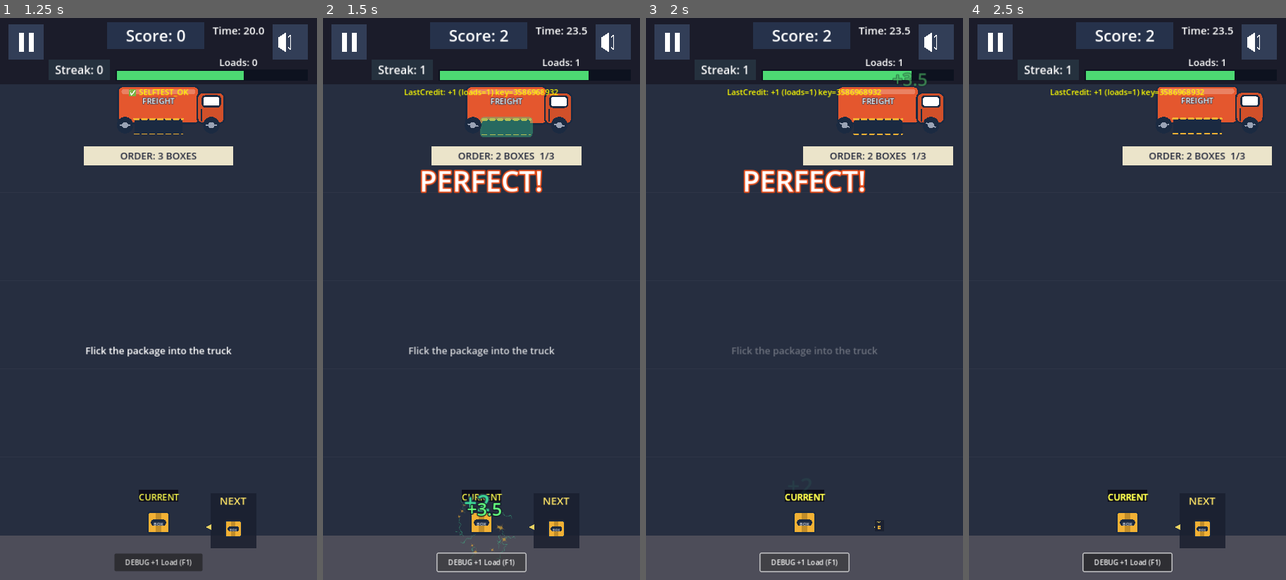
Above: before the commit, frames 1-4 (left to right).
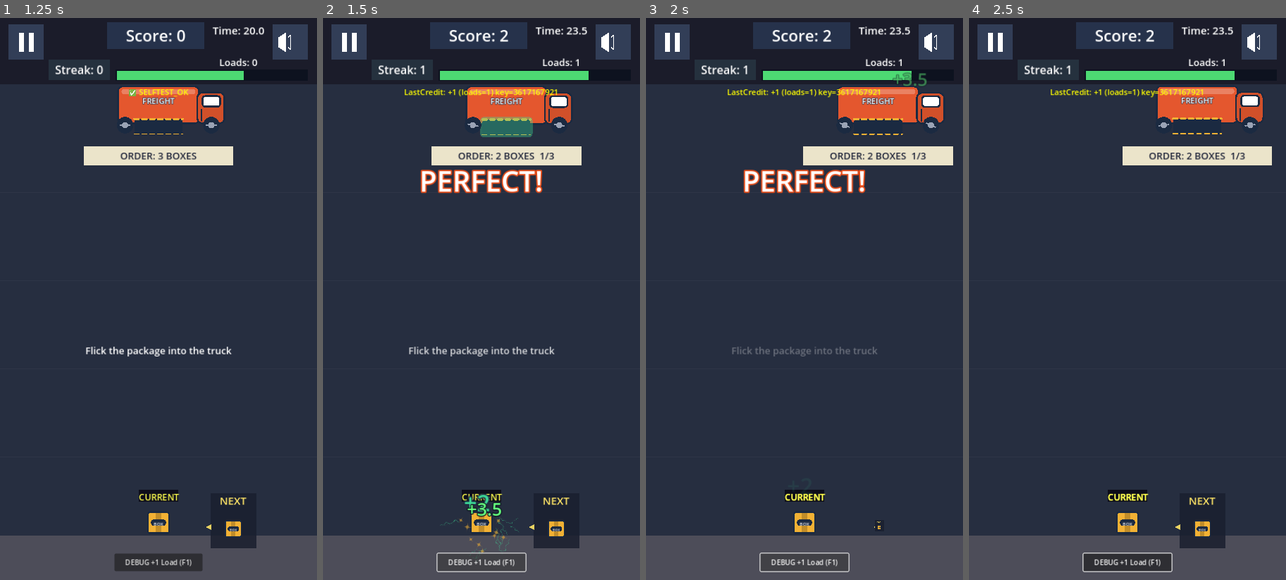
Above: after the commit, the same moments.

Repository: shaharFranses/flick-freight
Game: Godot game, scene res://scenes/main.tscn
The game is run twice, just before and just after one commit, with the same random seed, the same clock (stepped at 60 frames per second) and the same inputs.
Inputs (mouse positions are in pixels of both pictures, inside the frame that each line leads up to):
- Up to frame 1 (1.25 s): move the mouse to (228, 270) at 0.52 s; click (228, 270) at 0.67 s; tap Space (ui_select) at 0.77 s
- Up to frame 2 (1.5 s): click "DEBUG +1 Load (F1)" at 1.25 s
- Up to frame 3 (2 s): no input
- Up to frame 4 (2.5 s): drag from (1064, 327) to (1200, 130) at 2.02 s

Frame 1 is identical in both runs. In frame 2, 0.2% of the frame differs, in the area x 36-75%, y 12-97%; in frame 3, less than 0.1%; in frame 4, less than 0.1%.

Commit message:
r4 harden: sprite-based bursts (no color_ramp), on-fire glow behind truck

Diff:
--- a/scripts/art.gd
+++ b/scripts/art.gd
@@ -118,32 +118,41 @@
 	l.mouse_filter = Control.MOUSE_FILTER_IGNORE
 	parent.add_child(l)
 
-static func burst(parent: Node, pos: Vector2, tex: Texture2D, col: Color, amount: int, life: float, vmin: float, vmax: float, smin: float, smax: float, grav := Vector2(0, 600), spread := 180.0, dir := Vector2(0, -1)) -> CPUParticles2D:
-	var p = CPUParticles2D.new()
-	p.texture = tex
-	p.position = pos
-	p.one_shot = true
-	p.explosiveness = 0.95
-	p.amount = amount
-	p.lifetime = life
-	p.direction = dir
-	p.spread = spread
-	p.gravity = grav
-	p.initial_velocity_min = vmin
-	p.initial_velocity_max = vmax
-	p.scale_amount_min = smin
-	p.scale_amount_max = smax
-	p.angle_min = 0
-	p.angle_max = 360
-	p.color = col
-	var g = Gradient.new()
-	g.set_color(0, Color(1, 1, 1, 1))
-	g.set_color(1, Color(1, 1, 1, 0))
-	p.color_ramp = g
-	p.z_index = 70
-	parent.add_child(p)
-	p.emitting = true
-	var tree = parent.get_tree()
-	tree.create_timer(life + 0.3).timeout.connect(func():
-		if is_instance_valid(p): p.queue_free())
-	return p
+static func burst(parent: Node, pos: Vector2, tex: Texture2D, col: Color, amount: int, life: float, vmin: float, vmax: float, smin: float, smax: float, grav := Vector2(0, 600), spread := 180.0, dir := Vector2(0, -1)) -> Node2D:
+	# Sprite burst: each piece is a white texture (or flat square) tinted by modulate,
+	# moved ballistically and faded via tween. Avoids CPUParticles2D color_ramp, which
+	# mis-tints particles in the web compatibility renderer.
+	var root = Node2D.new()
+	root.position = pos
+	root.z_index = 70
+	parent.add_child(root)
+	var base_ang = dir.angle()
+	for i in amount:
+		var piece: Node2D
+		var sc = randf_range(smin, smax)
+		if tex != null:
+			var sp = Sprite2D.new()
+			sp.texture = tex
+			piece = sp
+			piece.scale = Vector2(sc, sc)
+		else:
+			var q = Polygon2D.new()
+			var h = sc * 0.5
+			q.polygon = PackedVector2Array([Vector2(-h, -h), Vector2(h, -h), Vector2(h, h), Vector2(-h, h)])
+			piece = q
+		piece.modulate = col
+		piece.rotation = randf() * TAU
+		root.add_child(piece)
+		var ang = base_ang + deg_to_rad(randf_range(-spread, spread))
+		var v = Vector2.from_angle(ang) * randf_range(vmin, vmax)
+		var spin = randf_range(-6.0, 6.0)
+		var r0 = piece.rotation
+		var tw = piece.create_tween()
+		tw.tween_method(func(t: float):
+			if is_instance_valid(piece):
+				piece.position = v * t + 0.5 * grav * t * t
+				piece.rotation = r0 + spin * t
+				piece.modulate.a = col.a * (1.0 - t / life), 0.0, life, life)
+	parent.get_tree().create_timer(life + 0.1).timeout.connect(func():
+		if is_instance_valid(root): root.queue_free())
+	return root
--- a/scripts/ui_manager.gd
+++ b/scripts/ui_manager.gd
@@ -808,7 +808,14 @@
 			var glow = Polygon2D.new()
 			glow.polygon = Art.rrect(-100, -60, 200, 128, 24)
 			glow.color = Color(Art.AMBER, 0.22)
-			fire_glow.add_child(glow)
+			# glow sits behind the truck so the navy outline stays navy
+			var glow_holder = Node2D.new()
+			glow_holder.z_index = -3  # net z 0 inside bay: above field, below hero truck (z 1)
+			glow_holder.z_as_relative = true
+			glow_holder.add_child(glow)
+			glow.color = Color(Art.AMBER, 0.45)
+			glow.polygon = Art.rrect(-110, -70, 280, 148, 28)
+			fire_glow.add_child(glow_holder)
 			# embers as tweened sprites (CPUParticles color_ramp tinted randomly on web compat)
 			var tm = Timer.new()
 			tm.wait_time = 0.05
@@ -834,8 +841,8 @@
 			)
 			bay.add_child(fire_glow)
 			var tw = glow.create_tween().set_loops()
-			tw.tween_property(glow, "color:a", 0.35, 0.18)
-			tw.tween_property(glow, "color:a", 0.15, 0.18)
+			tw.tween_property(glow, "color:a", 0.6, 0.18)
+			tw.tween_property(glow, "color:a", 0.3, 0.18)
 		fire_glow.visible = true
 	elif fire_glow:
 		var fg = fire_glow
